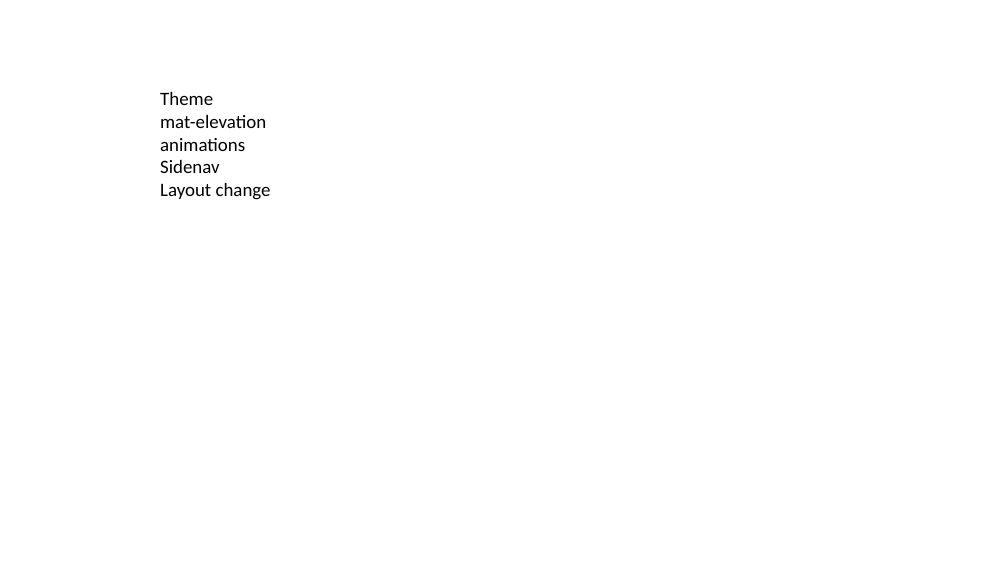
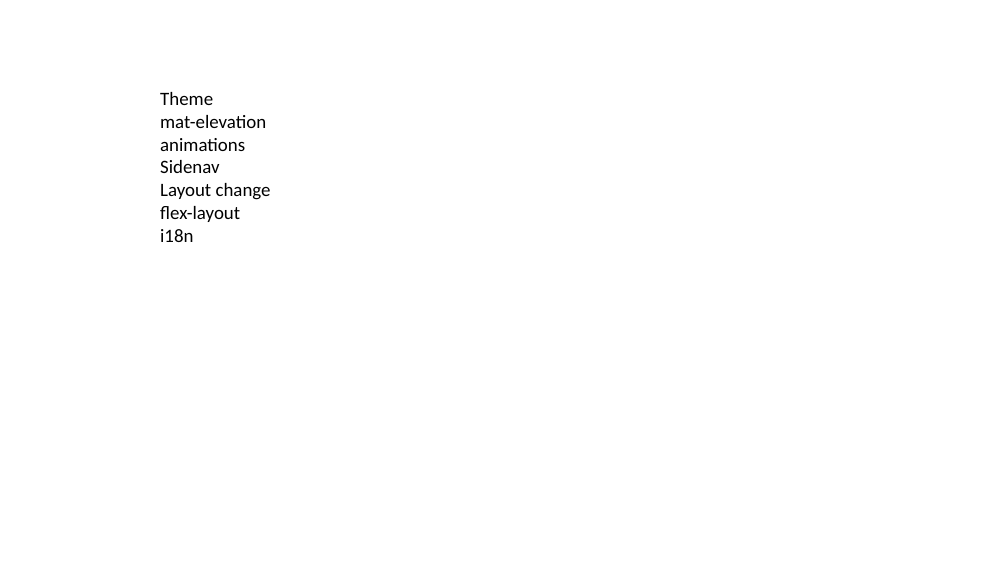
Before and after one commit to FredJiangFei/AngularMat, a slide deck: slide 6 of Doc/AngularMat.pptx (slide 1 before the commit). Drawn at 1008x567 pixels with LibreOffice and Linux fonts; fonts in the diff are those of the drawing. Boxes give left, top, right and bottom in pixels: in the first picture for what was removed or moved away, otherwise in the second. Text is boxed around its words. In the diff, an @@ line names an element or a change of style, - is before the commit and + after.

```diff
--- a/Doc/AngularMat.pptx
+++ b/Doc/AngularMat.pptx
@@ text at [160, 206, 240, 242]: paragraphs added @@
+flex-layout
+i18n
```
Also in this commit, not shown: 5 slides added, 12 other files.
